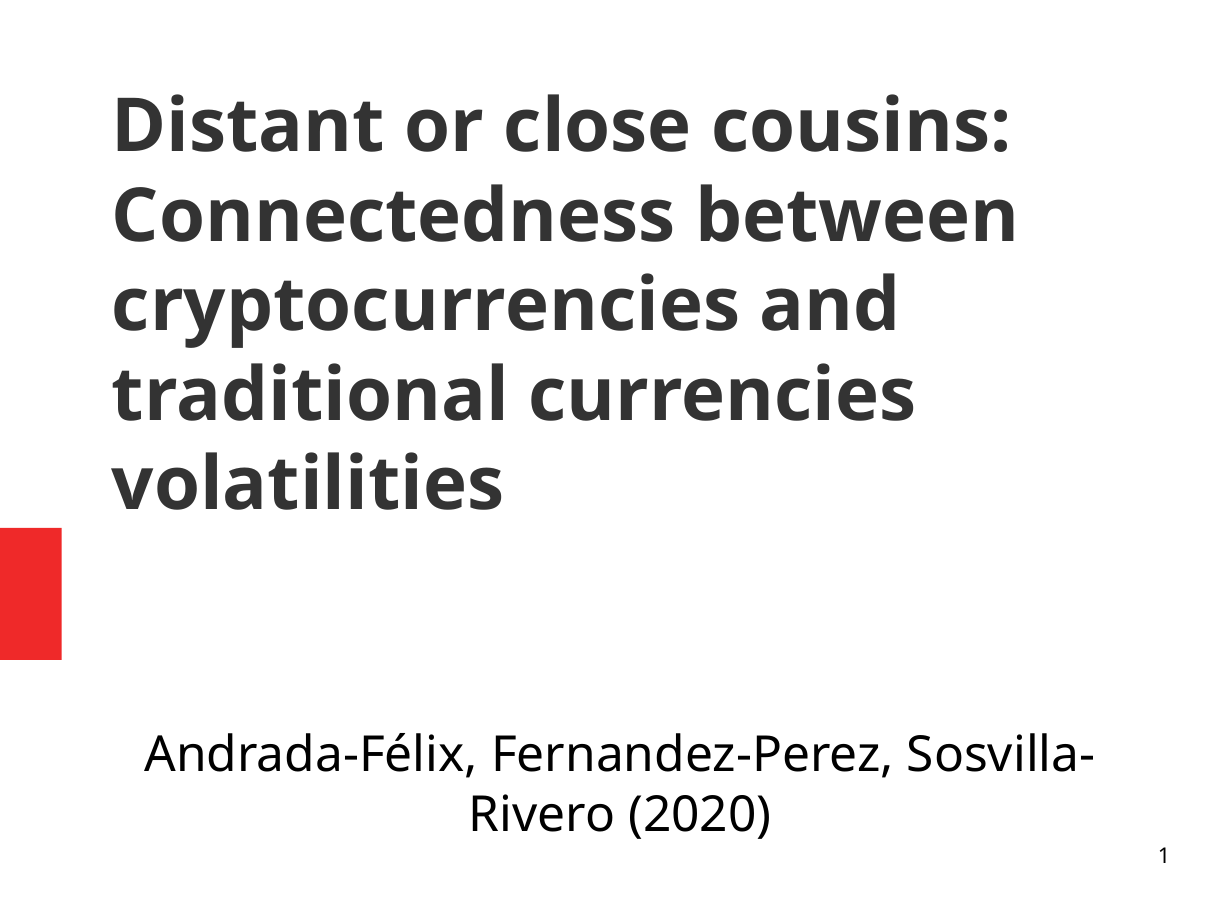
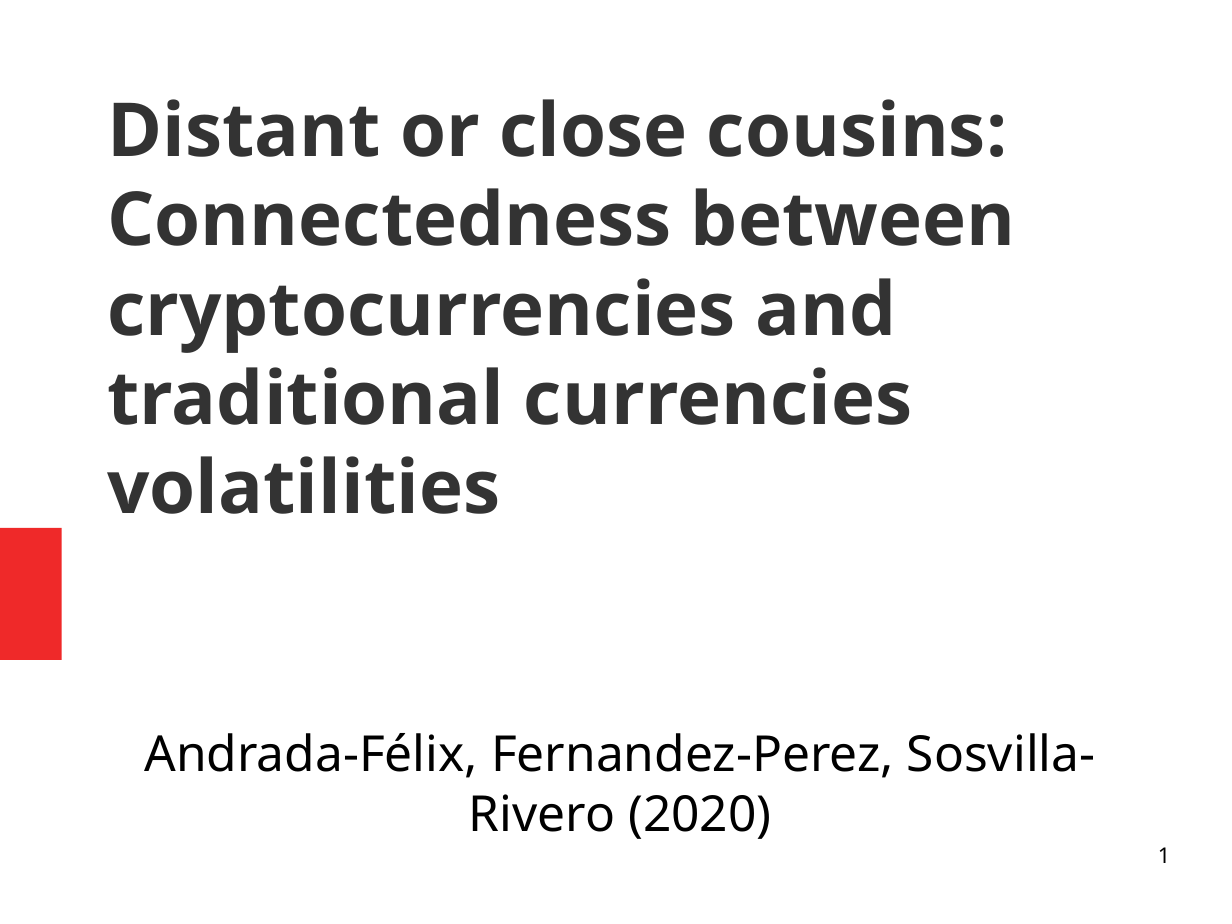
Before and after one commit to alexaoh/finance, a slide deck: slide 1 of NotesFromArticle.odp. Drawn at 1232x924 pixels with LibreOffice and Linux fonts; fonts in the diff are those of the drawing. Boxes give left, top, right and bottom in pixels: in the first picture for what was removed or moved away, otherwise in the second. Text is boxed around its words. In the diff, an @@ line names an element or a change of style, - is before the commit and + after.

```diff
--- a/NotesFromArticle.odp
+++ b/NotesFromArticle.odp
@@ title "Distant or close cousins: Connectedness ...": place and size @@
-title "Distant or close cousins: Connectedness ..." at <box>112,94,1019,510</box>
+title "Distant or close cousins: Connectedness ..." at <box>107,99,1015,514</box>
```
Also in this commit, not shown: 5 other slides changed, 6 slides added, 3 other files.
